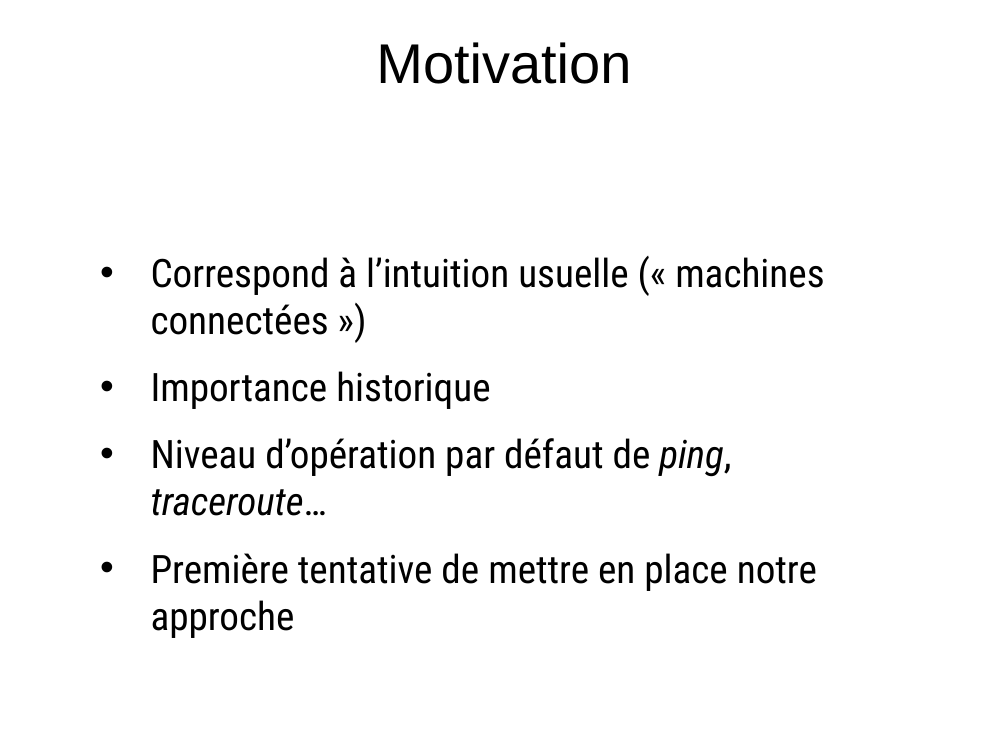
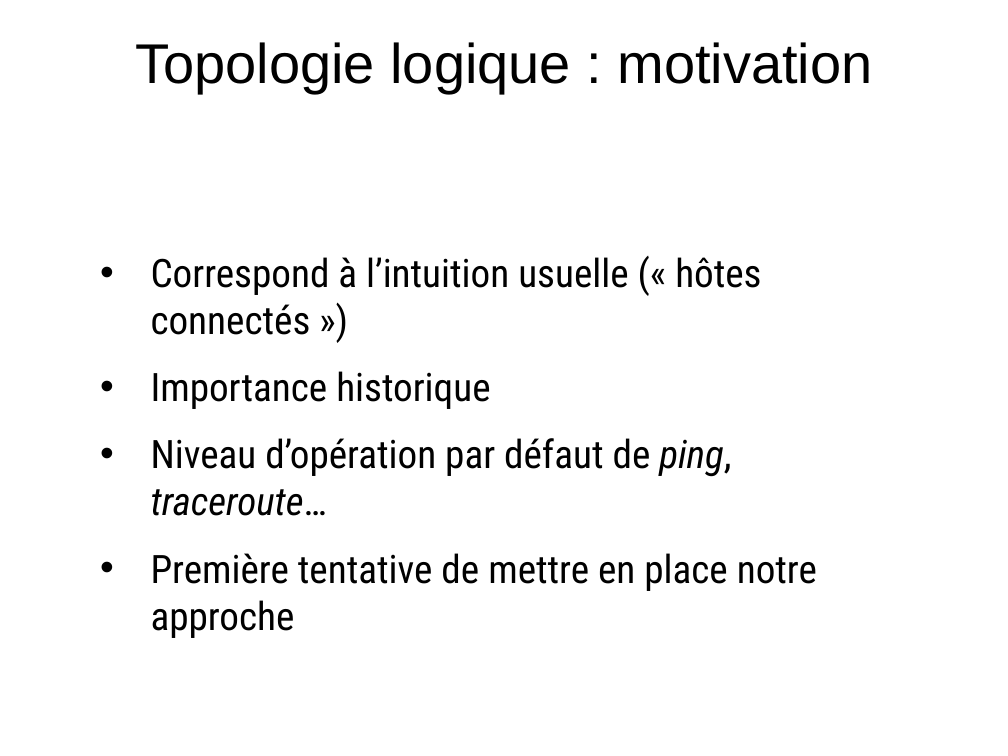
Before and after one commit to elierotenberg/my-thesis, a slide deck: slide 16 of slides.pptx. Drawn at 1008x756 pixels with LibreOffice and Linux fonts; fonts in the diff are those of the drawing. Boxes give left, top, right and bottom in pixels: in the first picture for what was removed or moved away, otherwise in the second. Text is boxed around its words. In the diff, an @@ line names an element or a change of style, - is before the commit and + after.

```diff
--- a/slides.pptx
+++ b/slides.pptx
@@ title at [135,42,873,93]: text changed @@
-Motivation
+Topologie logique : motivation
@@ text at [151,257,761,335]: text changed @@
-• Correspond à l’intuition usuelle (« machines connectées »)
+• Correspond à l’intuition usuelle (« hôtes connectés »)
```
Also in this commit, not shown: 1 other slide changed, 26 slides added, 4 other files.
